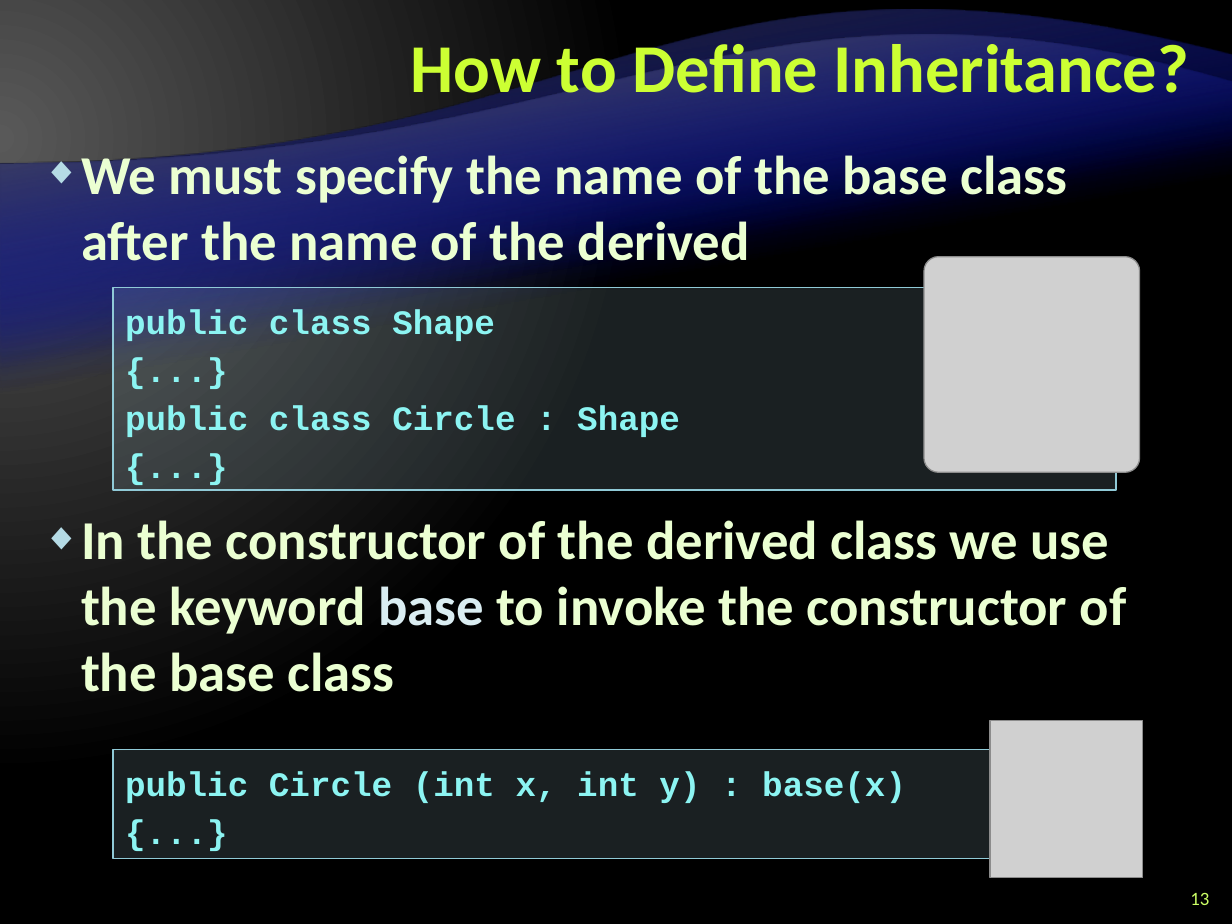
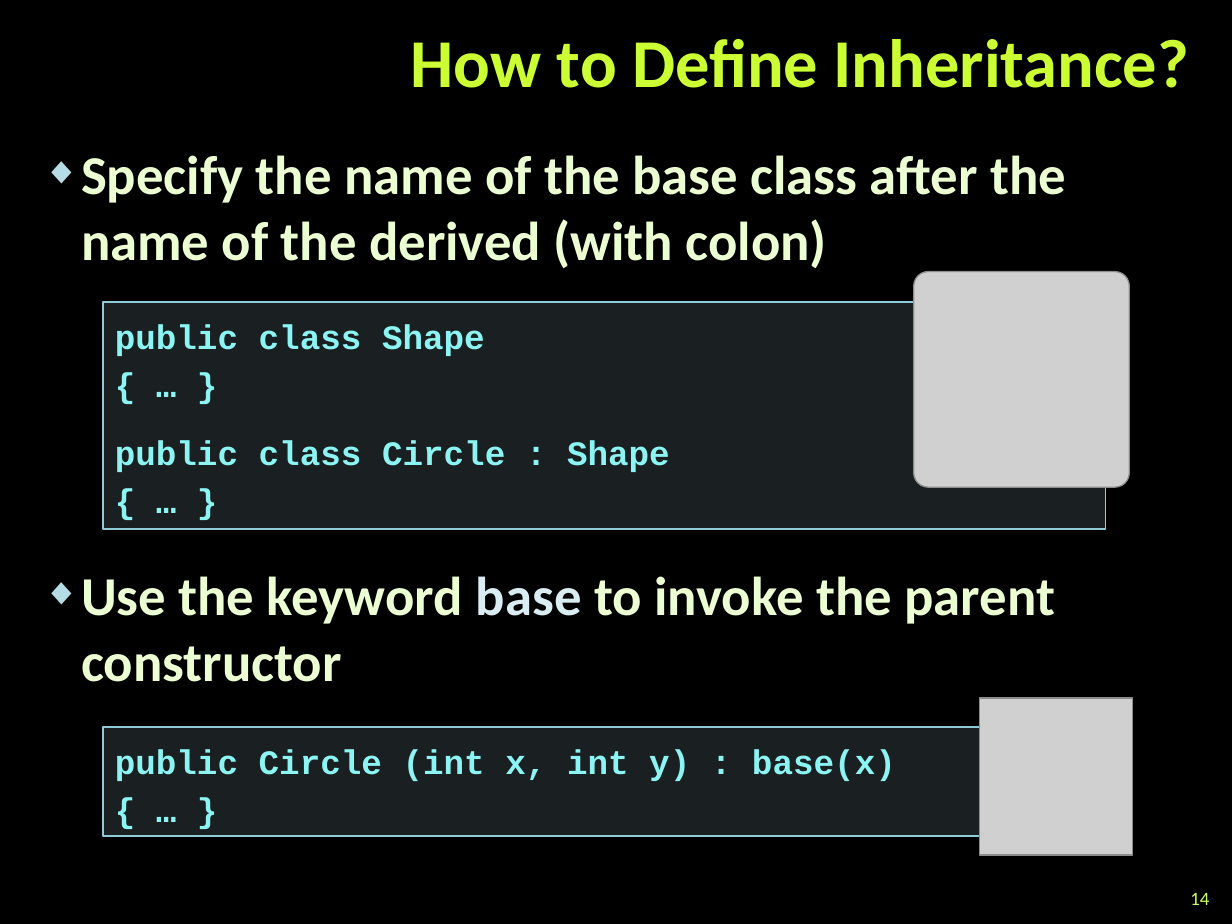
Before and after one commit to zlatkov/Telerik-Academy, a slide deck: slide 14 of C#OOP/Object-Oriented-Programming-Principles-Part-I.pptx (slide 13 before the commit). Drawn at 1232x924 pixels with LibreOffice and Linux fonts; fonts in the diff are those of the drawing; grey boxes stand for pictures; background and template pictures are left out. Boxes give left, top, right and bottom in pixels: in the first picture for what was removed or moved away, otherwise in the second. Text is boxed around its words. In the diff, an @@ line names an element or a change of style, - is before the commit and + after.

```diff
--- a/C#OOP/Object-Oriented-Programming-Principles-Part-I.pptx
+++ b/C#OOP/Object-Oriented-Programming-Principles-Part-I.pptx
@@ background gradient #595959 to #000000 to picture (left out) @@
@@ title "How to Define Inheritance?" rewrapped from bbox=[411, 35, 1189, 108] to bbox=[411, 39, 1189, 88] @@
@@ freeform shape removed at bbox=[0, 55, 1232, 804] @@
@@ freeform shape removed at bbox=[0, 55, 1232, 804] @@
@@ freeform shape removed at bbox=[0, 83, 1232, 686] @@
@@ freeform shape removed at bbox=[0, 83, 1232, 686] @@
@@ text at bbox=[81, 155, 1066, 682]: text changed @@
-◆ We must specify the name of the base class after the name of the derived
-◆ In the constructor of the derived class we use the keyword base to invoke the constructor of the base class
+◆ Specify the name of the base class after the name of the derived (with colon)
+◆ Use the keyword base to invoke the parent constructor
@@ picture: place and size @@
-picture at bbox=[924, 256, 1140, 472]
+picture at bbox=[914, 271, 1130, 487]
@@ text in rectangle at bbox=[102, 302, 1105, 529]: text changed @@
-{...}
+{ … }
@@ text in rectangle at bbox=[102, 302, 1105, 529]: text changed @@
-{...}
+{ … }
@@ rectangle "public class Shape": place and size @@
-rectangle "public class Shape" at bbox=[113, 287, 1116, 490]
+rectangle "public class Shape" at bbox=[102, 302, 1105, 529]
@@ text in rectangle at bbox=[115, 440, 670, 472]: more space between paragraphs @@
@@ picture: place and size @@
-picture at bbox=[989, 721, 1142, 877]
+picture at bbox=[979, 699, 1132, 855]
@@ rectangle "public Circle (int x, int ...": place and size @@
-rectangle "public Circle (int x, int ..." at bbox=[113, 749, 1116, 859]
+rectangle "public Circle (int x, int ..." at bbox=[102, 727, 1105, 837]
@@ text in rectangle at bbox=[102, 727, 1105, 837]: text changed @@
-{...}
+{ … }
@@ page number at bbox=[1190, 893, 1209, 905]: text changed @@
-13
+14
```
Also in this commit, not shown: 41 other slides changed, 15 slides added, 2 slides removed, 37 other files.
